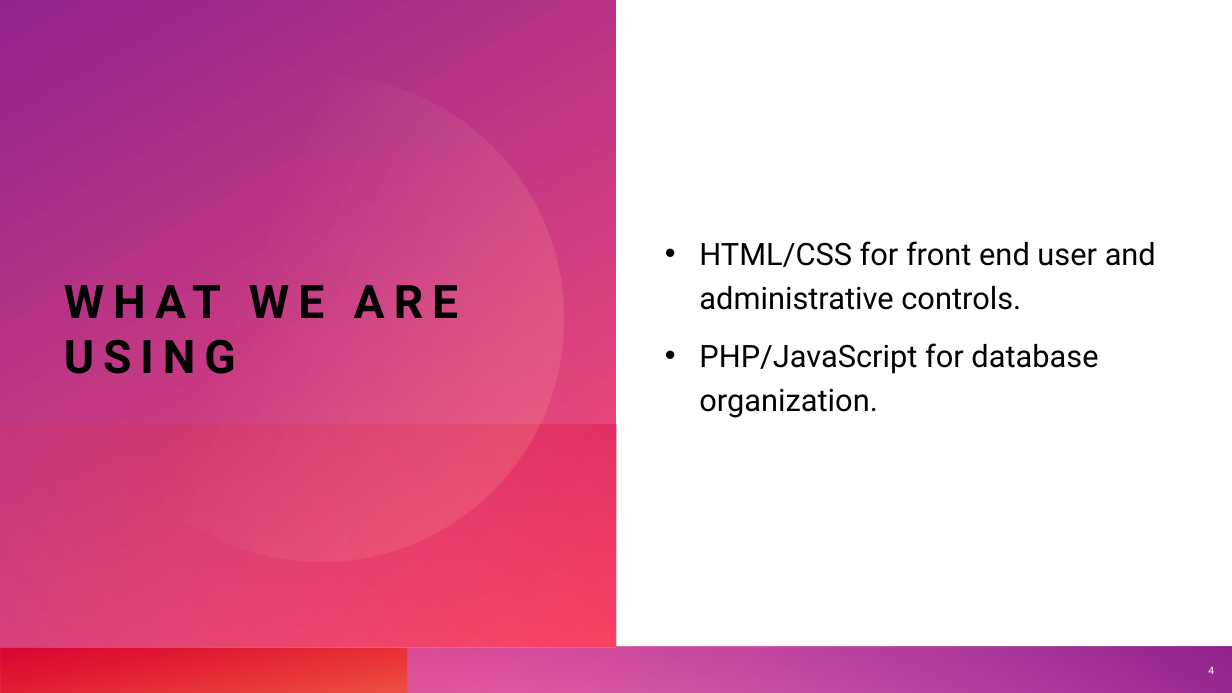
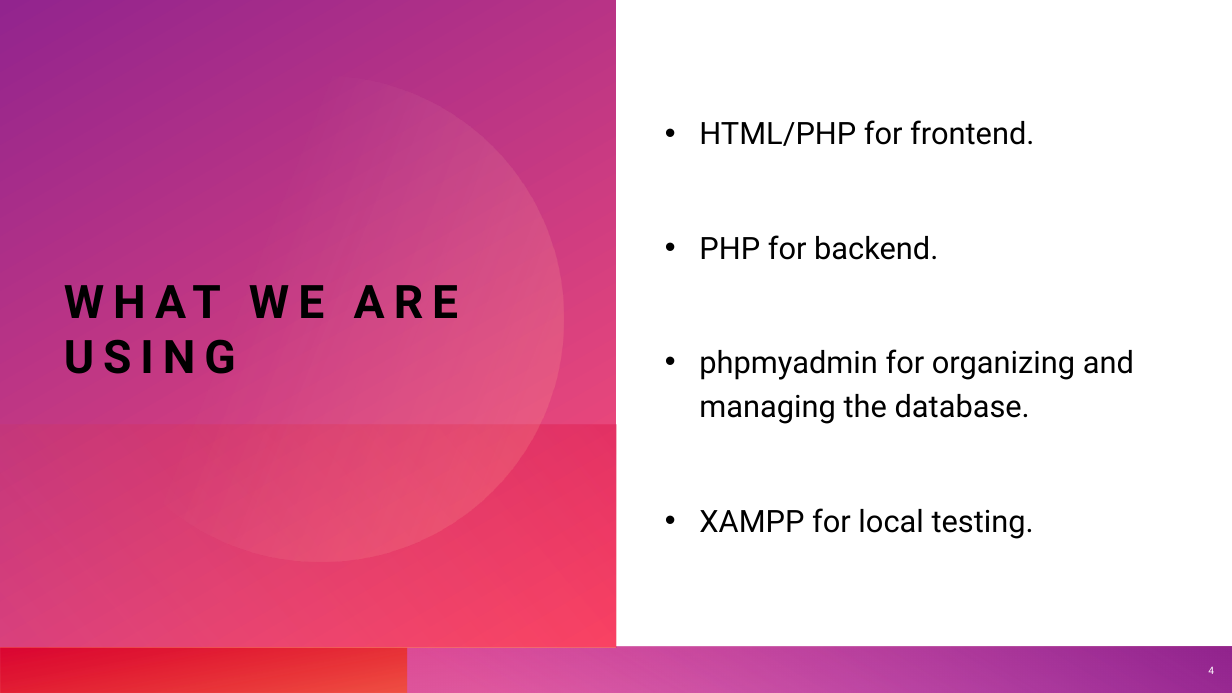
Before and after one commit to cart7982/CaravanSeraiCS360, a slide deck: slide 4 of CaravanSeraiCS360/Presentations/Caravanserai.pptx. Drawn at 1232x693 pixels with LibreOffice and Linux fonts; fonts in the diff are those of the drawing. Boxes give left, top, right and bottom in pixels: in the first picture for what was removed or moved away, otherwise in the second. Text is boxed around its words. In the diff, an @@ line names an element or a change of style, - is before the commit and + after.

Commit message:
Significant changes.
Backend and frontend built up to adding and removing products from the barter cart.  Next task is to create message system between users so they can enact barters.  There's a merge error, so not sure if any of this will upload to git correctly.

```diff
--- a/CaravanSeraiCS360/Presentations/Caravanserai.pptx
+++ b/CaravanSeraiCS360/Presentations/Caravanserai.pptx
@@ text at <box>699,120,1134,539</box>: text changed @@
-• HTML/CSS for front end user and administrative controls.
-• PHP/JavaScript for database organization.
+• HTML/PHP for frontend.
+• PHP for backend.
+• phpmyadmin for organizing and managing the database.
+• XAMPP for local testing.
```
Also in this commit, not shown: 2 other slides changed, 2 slides added, 2 slides removed, 21 other files.
